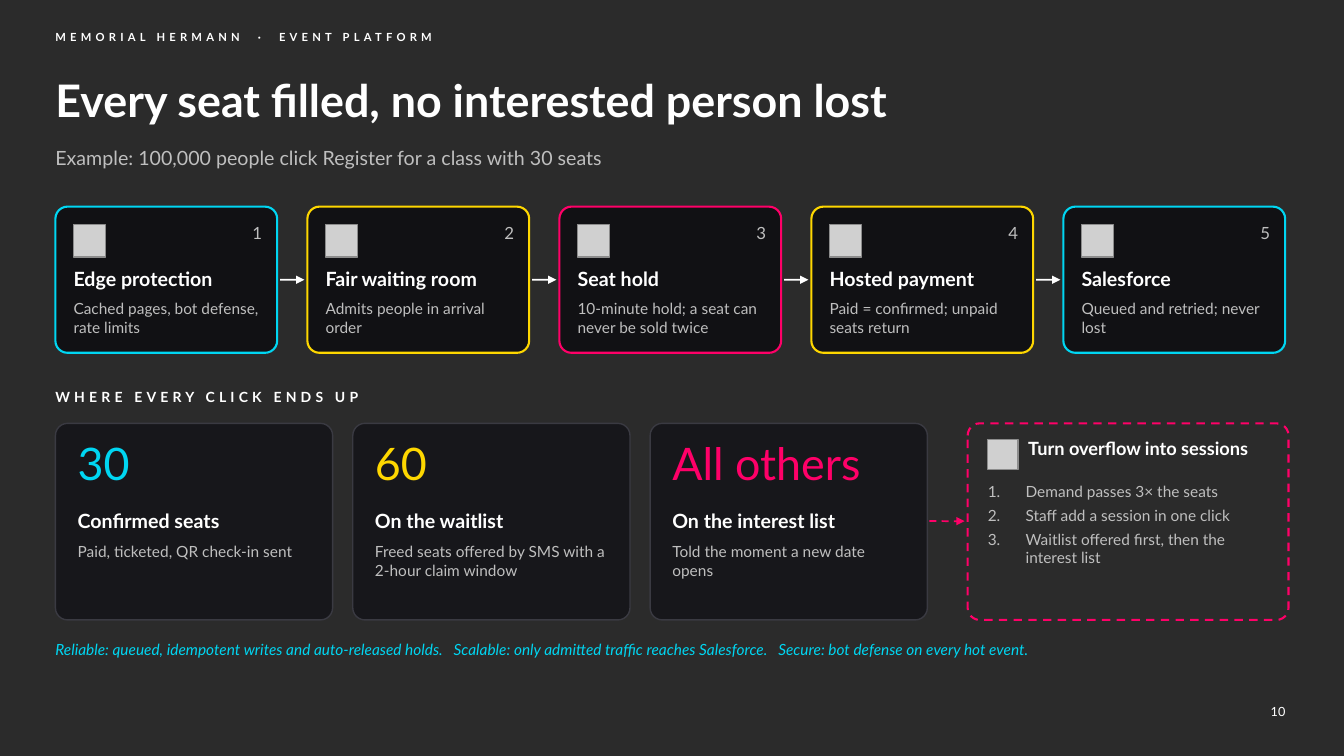
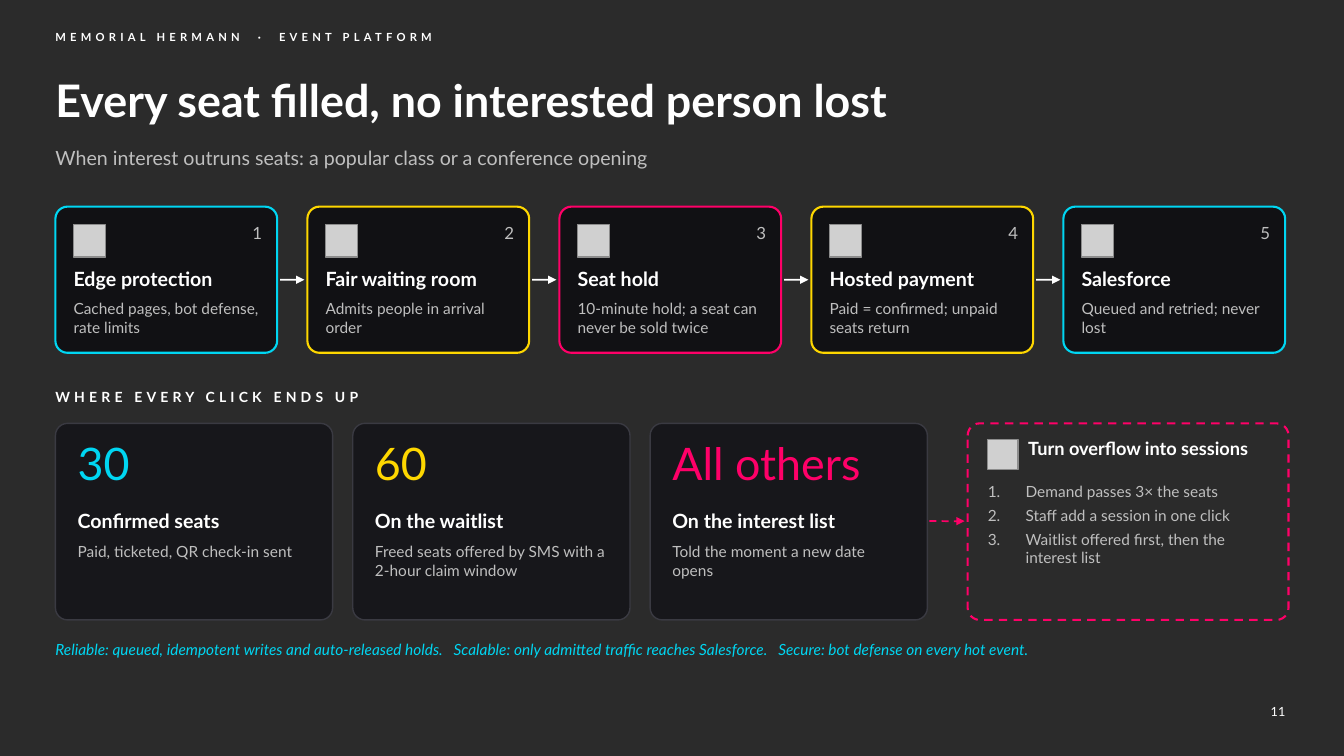
Before and after one commit to chintasurya/preSales_Memorial-hermann, a slide deck: slide 11 of deck/Memorial-Hermann-Event-Platform.pptx (slide 10 before the commit). Drawn at 1344x756 pixels with LibreOffice and Linux fonts; fonts in the diff are those of the drawing; grey boxes stand for pictures; background and template pictures are left out; a plain dark background stands for a picture behind light text. Boxes give left, top, right and bottom in pixels: in the first picture for what was removed or moved away, otherwise in the second. Text is boxed around its words. In the diff, an @@ line names an element or a change of style, - is before the commit and + after.

```diff
--- a/deck/Memorial-Hermann-Event-Platform.pptx
+++ b/deck/Memorial-Hermann-Event-Platform.pptx
@@ text at (55, 150, 647, 169): text changed @@
-Example: 100,000 people click Register for a class with 30 seats
+When interest outruns seats: a popular class or a conference opening
@@ page number at (1271, 707, 1286, 716): text changed @@
-10
+11
```
Also in this commit, not shown: 15 other slides changed, 4 slides added, 2 slides removed, 8 other files.
